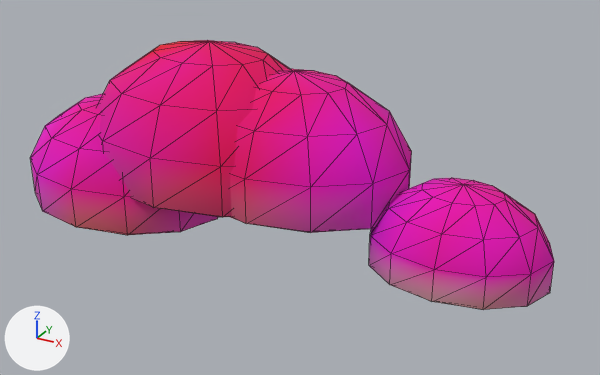
The glTF model ArtSource/Exports/Environment/Cloud_02.glb, before and after one commit.
Before and after are seen from a 50 mm lens placed at (3.72, -6.0, 3.51), pointed at (0.45, -0.06, 0.54). The axes (+X, +Y, +Z) are drawn at lower left. The lights are the same throughout. The older version comes first. Mesh edges are drawn as thin lines.

Script lines for the objects in view, before the commit:
```python
me_cloud_02 = bpy.data.meshes.new('Cloud_02')
me_cloud_02.from_pydata(...)  # 296 vertices, 576 faces; spans x -2.48..2.69, y -0.94..1.03, z 0.0..1.71
me_cloud_02.materials.append(mat_m_env_cloud)
ob_cloud_02 = bpy.data.objects.new('Cloud_02', me_cloud_02)
ob_cloud_02.location = (0.0, 0.0, 0.0)
```
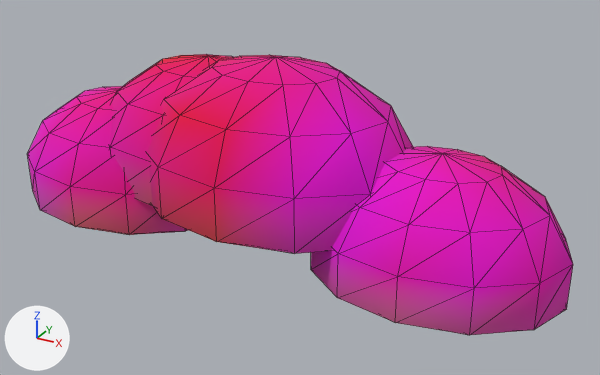
The change, as a list of edits to the scene's bpy script:
```text
Change me_cloud_02:
    used by ob_cloud_02; location = (0.0, 0.0, 0.0)
    remove me_cloud_02.from_pydata(...)  # 296 vertices, 576 faces; spans x -2.48..2.69, y -0.94..1.03, z 0.0..1.71
    add me_cloud_02.from_pydata(...)  # 296 vertices, 576 faces; spans x -2.54..2.87, y -1.14..0.89, z 0.0..1.73
    me_cloud_02 part 1: the loose piece of 74 vertices spanning x -2.48..-0.38, y -0.94..0.63, z 0.0..1.13 is scaled about its middle by 1.05, then moved by (-0.01, 0.04, 0.03)
    me_cloud_02 part 2: the loose piece of 74 vertices spanning x -1.82..0.71, y -0.86..1.03, z 0.35..1.71 is scaled about its middle by 0.913, then moved by (0.02, -0.06, -0.06)
    me_cloud_02 part 3: the loose piece of 74 vertices spanning x -0.81..1.41, y -0.72..0.94, z 0.35..1.54 is scaled about its middle by 1.16, then moved by (-0.02, -0.29, 0.09)
    me_cloud_02 part 4: the loose piece of 74 vertices spanning x 1.13..2.69, y -0.56..0.62, z 0.0..0.84 is scaled about its middle by 1.38, then moved by (-0.12, -0.23, 0.16)
    me_cloud_02 part 5: 576 faces centred in x -2.43..2.66, y -0.9..0.99, z 0.0..1.64 are repainted in the vertex colours; the middle colour goes from pink #ff00bb to pink #ff00bd
```

Boxes [x1, y1, x2, y2] around the edits, measured in the pictures (600 x 375 px; the box of a moved part takes in the faces that stretch with it):
'Cloud_02', reshaped: before [30, 40, 554, 310]; after [27, 54, 573, 335]
part 1 of me_cloud_02, moved or reshaped: before [30, 94, 218, 235]; after [27, 86, 188, 235]
part 2 of me_cloud_02, moved or reshaped: before [98, 40, 290, 217]; after [110, 54, 232, 206]
part 3 of me_cloud_02, moved or reshaped: before [230, 69, 412, 233]; after [147, 55, 413, 254]
part 4 of me_cloud_02, moved or reshaped: before [369, 178, 554, 310]; after [311, 146, 573, 335]
part 5 of me_cloud_02, recoloured: before [30, 40, 554, 310]; after [27, 54, 573, 335]
